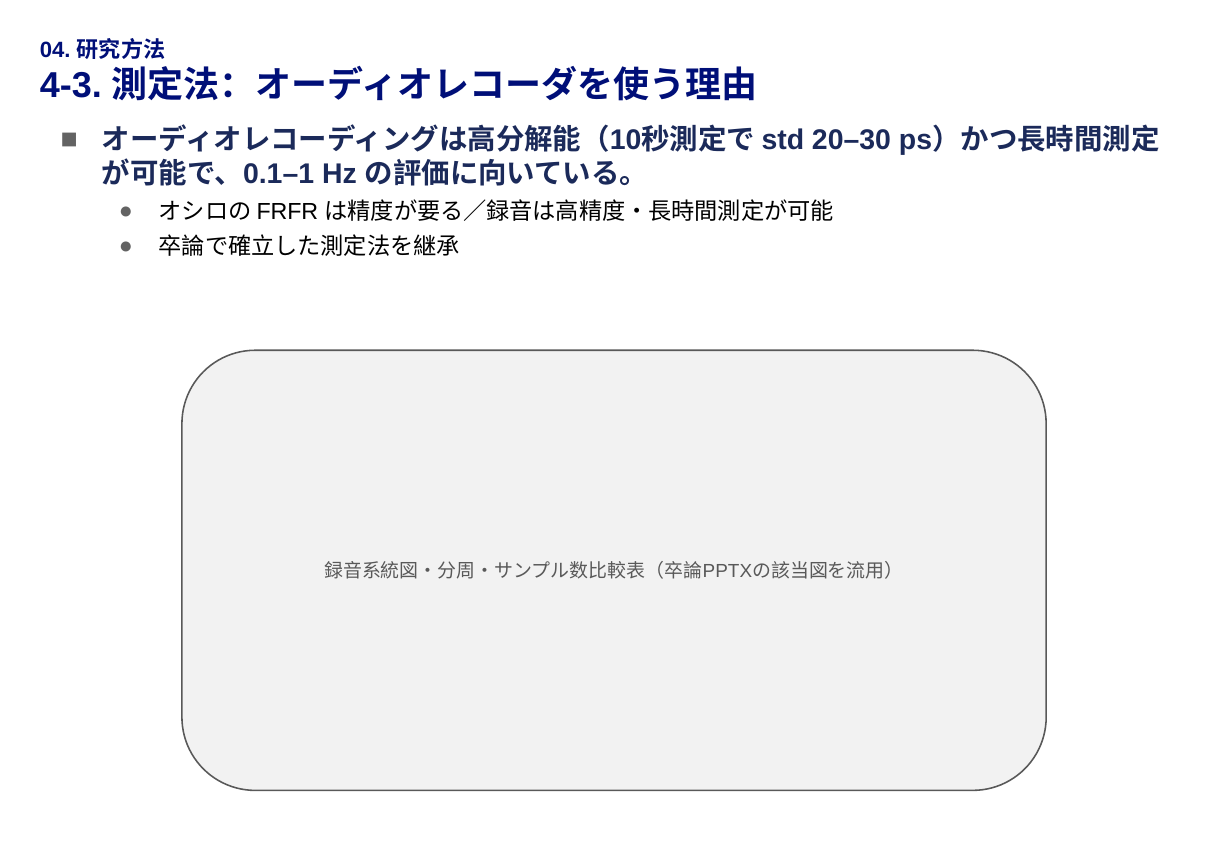
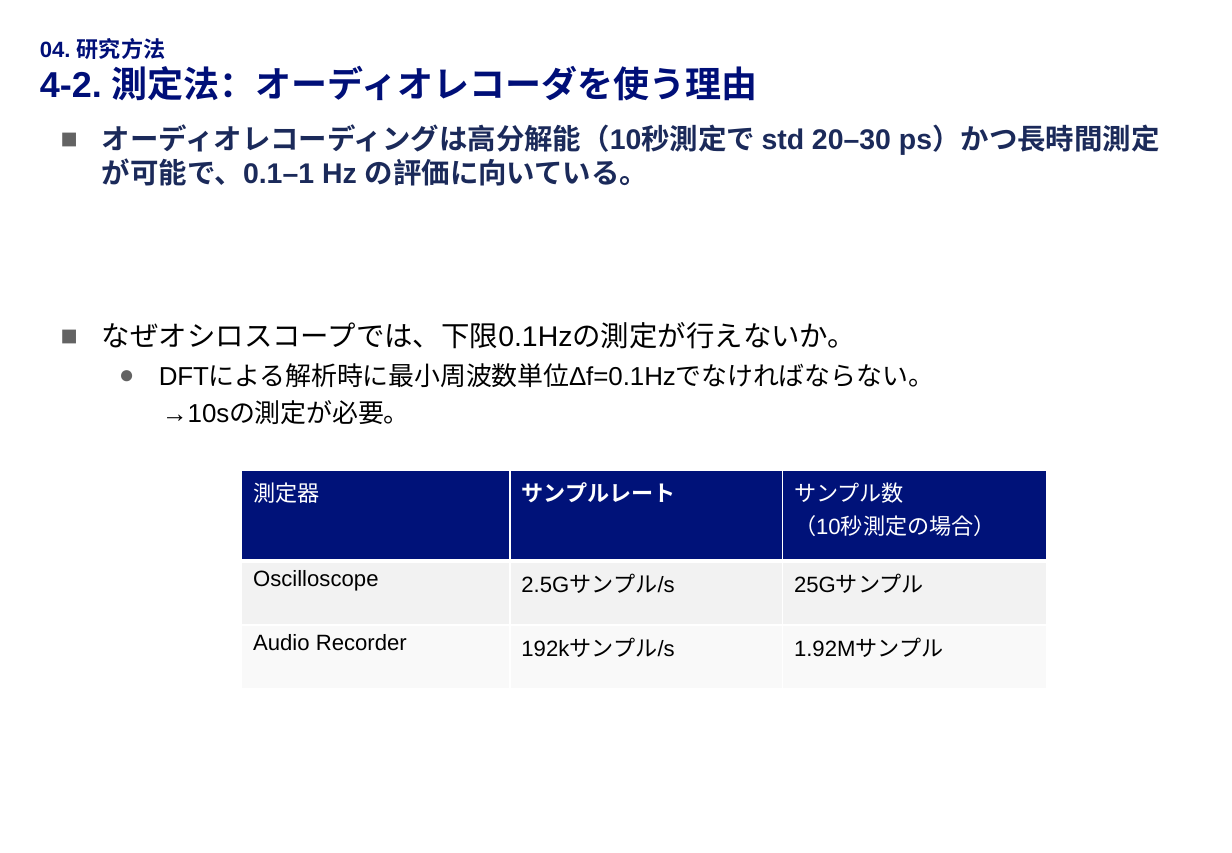
Before and after one commit to Harushirof/master_research, a slide deck: slide 8 of presentations/mid_term_202606/04_slides_draft/中間発表_スライド_v4.pptx (slide 9 before the commit). Drawn at 1232x853 pixels with LibreOffice and Linux fonts; fonts in the diff are those of the drawing; background and template pictures are left out. Boxes give left, top, right and bottom in pixels: in the first picture for what was removed or moved away, otherwise in the second. Text is boxed around its words. In the diff, an @@ line names an element or a change of style, - is before the commit and + after.

```diff
--- a/presentations/mid_term_202606/04_slides_draft/中間発表_スライド_v4.pptx
+++ b/presentations/mid_term_202606/04_slides_draft/中間発表_スライド_v4.pptx
@@ title at (40,66,757,101): text changed @@
-4-3. 測定法：オーディオレコーダを使う理由
+4-2. 測定法：オーディオレコーダを使う理由
@@ text at (159,199,834,256): paragraphs removed @@
-  ● オシロの FRFR は精度が要る／録音は高精度・長時間測定が可能
-  ● 卒論で確立した測定法を継承
@@ text added at (102,322,934,424), 16.4 pt, text #000000 @@
+■ なぜオシロスコープでは、下限0.1Hzの測定が行えないか。
+  ● DFTによる解析時に最小周波数単位Δf=0.1Hzでなければならない。
+  →10sの測定が必要。
@@ rounded rectangle removed at (182,350,1047,791) @@
-録音系統図・分周・サンプル数比較表（卒論PPTXの該当図を流用）
@@ table added at (242,471,1048,689), 3 rows, 3 columns @@
+測定器 | サンプルレート | サンプル数 / （10秒測定の場合）
+Oscilloscope | 2.5Gサンプル/s | 25Gサンプル
+Audio Recorder | 192kサンプル/s | 1.92Mサンプル
```
Also in this commit, not shown: 8 other slides changed, 3 slides added, 8 other files.
